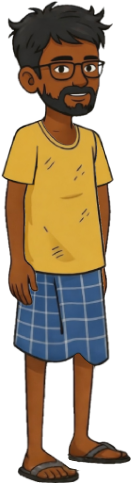
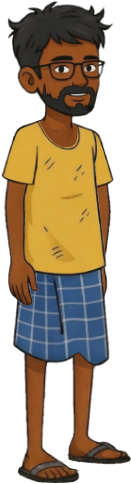
Layers edited between the first and the second 131×484 image:
painted on "Head" over [39,120,78,148]
